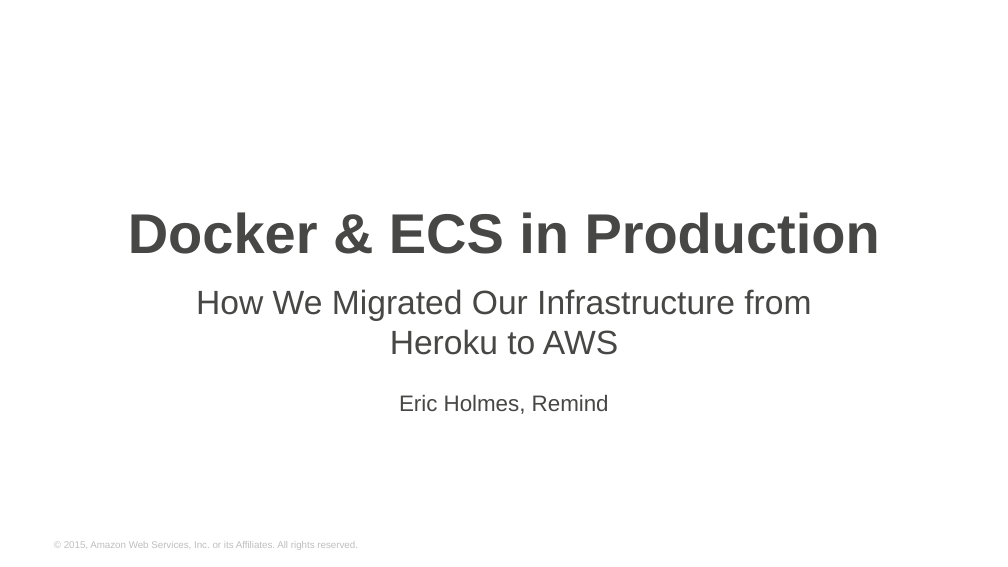
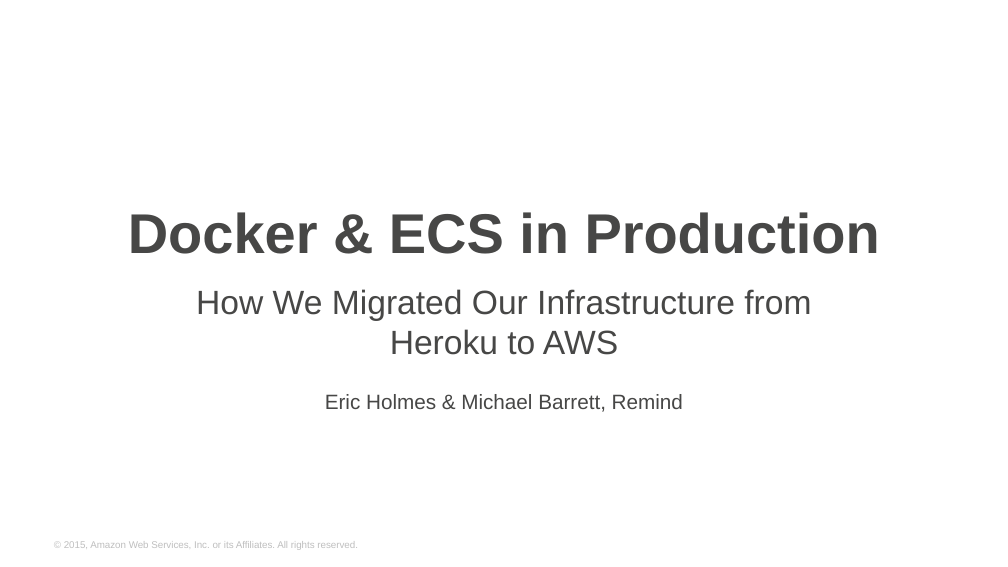
Before and after one commit to remind101/reInvent-2015, a slide deck: slide 1 of slides/slides.pptx. Drawn at 1008x567 pixels with LibreOffice and Linux fonts; fonts in the diff are those of the drawing; background and template pictures are left out. Boxes give left, top, right and bottom in pixels: in the first picture for what was removed or moved away, otherwise in the second. Text is boxed around its words. In the diff, an @@ line names an element or a change of style, - is before the commit and + after.

```diff
--- a/slides/slides.pptx
+++ b/slides/slides.pptx
@@ text at bbox=[325, 394, 683, 412]: text changed; size 16 to 14.8 pt @@
-Eric Holmes, Remind
+Eric Holmes & Michael Barrett, Remind
```
Also in this commit, not shown: 1 other slide changed.
